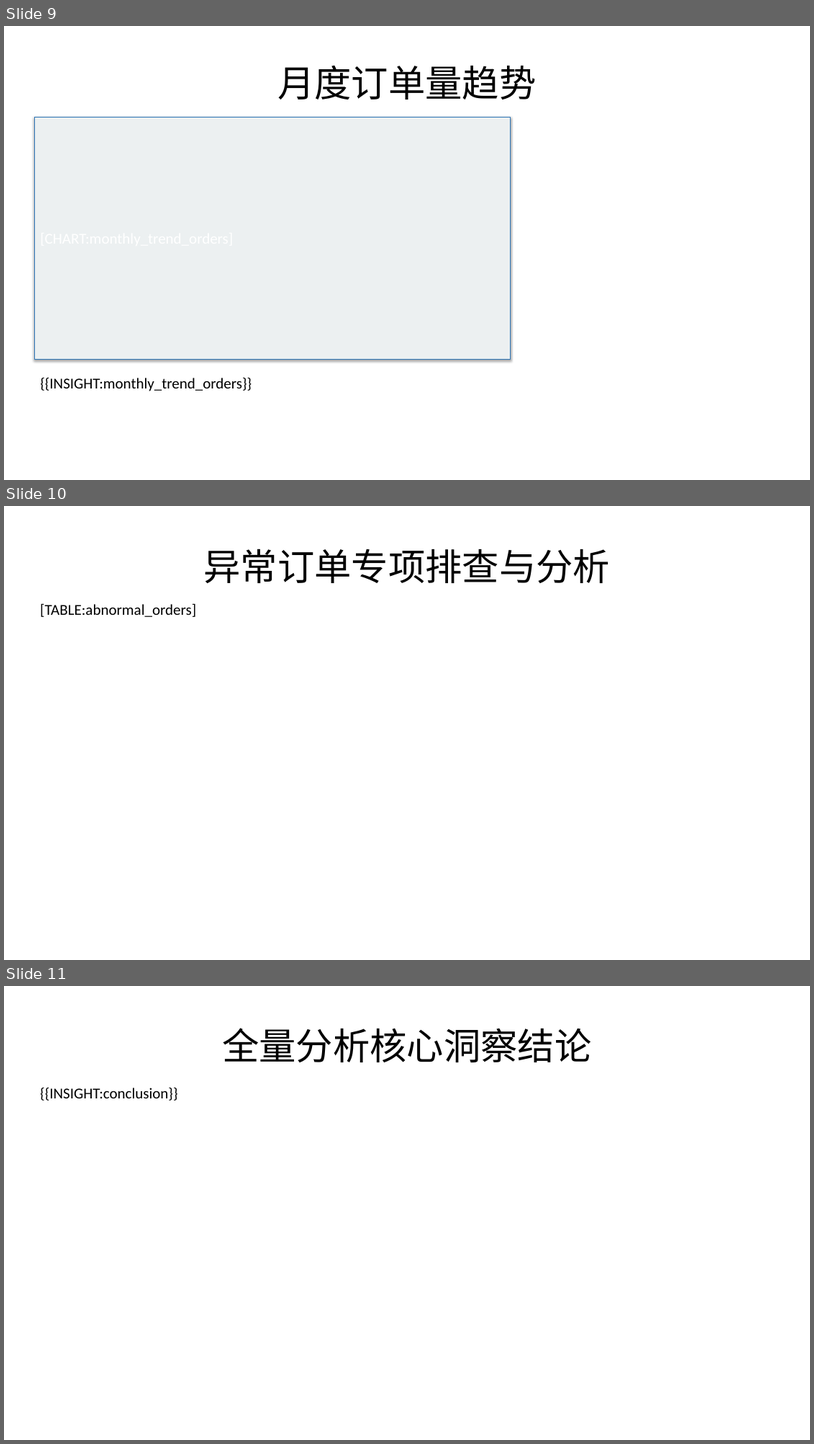
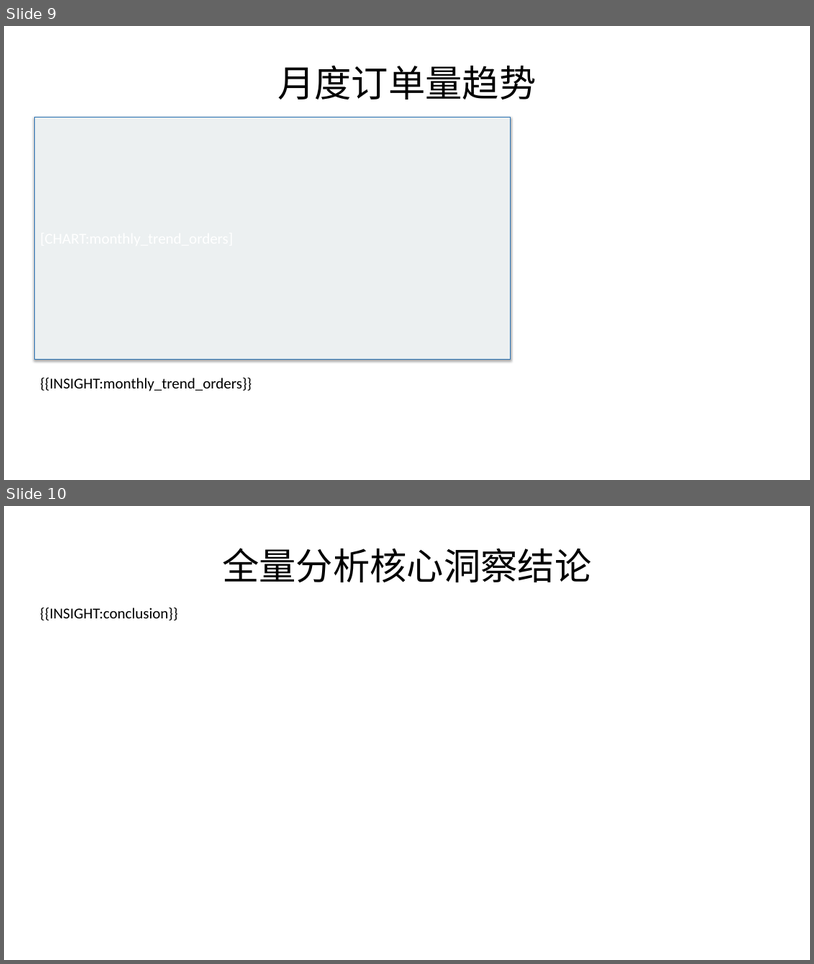
Before and after one commit to lijiahao1996/PPT-Automation, a slide deck: templates/新的报告模板.pptx. Shown one above the other, each under a label of ours: slides 9, 10 and 11 before the commit, slides 9 and 10 after it. The pictures are 814x1444 and 814x964 pixels, drawn with LibreOffice and Linux fonts; fonts in the diff are those of the drawing. Boxes give left, top, right and bottom in pixels: in the first picture for what was removed or moved away, otherwise in the second. Text is boxed around its words. In the diff, an @@ line names an element or a change of style, - is before the commit and + after.

```diff
--- a/templates/新的报告模板.pptx
+++ b/templates/新的报告模板.pptx
@@ slide 10 removed at box(4, 506, 810, 960), background #FFFFFF @@
@@ title removed at box(203, 548, 610, 583) @@
-异常订单专项排查与分析
@@ text removed at box(40, 603, 196, 617) @@
-[TABLE:abnormal_orders]
@@ what was slide 11 is now slide 10 @@
```
Also in this commit, not shown: 1 other slide removed, 4 other files.
